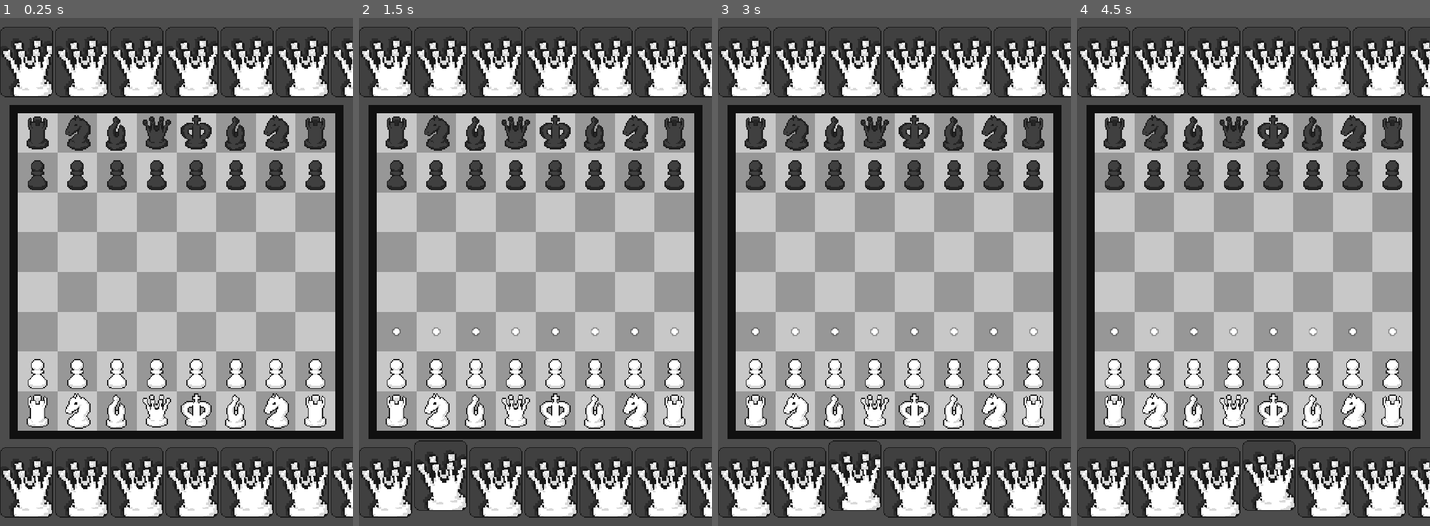
Above: before the commit, frames 1-4 (left to right).
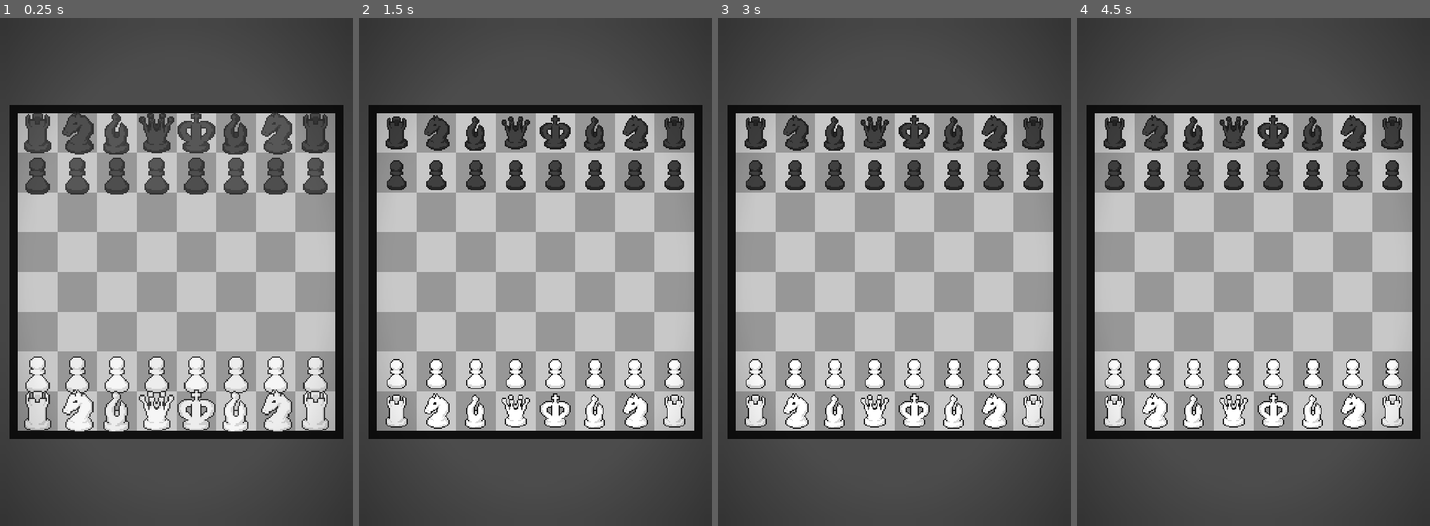
Above: after the commit, the same moments.

Repository: dranik544/chess-consisting-of-modules
Game: Godot game, scene res://scenes/main.tscn
Same seed, same stepped clock (60 frames per second), same inputs: the game is played once before the commit and once after it.
Inputs (mouse positions are in pixels of both pictures, inside the frame that each line leads up to):
- Up to frame 1 (0.25 s): no input
- Up to frame 2 (1.5 s): click (387, 480) at 0.52 s; click (440, 480) at 1.27 s
- Up to frame 3 (3 s): click (799, 475) at 2.02 s; click (855, 480) at 2.77 s
- Up to frame 4 (4.5 s): click (1214, 475) at 3.52 s; click (1267, 480) at 4.27 s

The runs differ from the first frame. In frame 1, 25% of the frame differs, in the area x 0-100%, y 1-99%; in frame 2, 17%; in frame 3, 17%; in frame 4, 17%.
Error in both runs: Assertion failed: Could not open log file, error code: 7 (res://addons/mod_loader/api/log.gd:519)

Commit message:
небольшие изменения

Diff:
--- a/global.gd
+++ b/global.gd
@@ -2,3 +2,13 @@
 extends Node
 
 var white_turn = true
+var totalSteps: int = 0
+
+var preset: Dictionary = {
+	"count give cards": 3,
+}
+
+var modPieces: Array = []
+var modCards: Array = [
+	load("res://scenes/cards/card_queen.tscn"),
+]
--- a/scenes/main.tscn
+++ b/scenes/main.tscn
@@ -1,8 +1,20 @@
-[gd_scene load_steps=4 format=2]
+[gd_scene load_steps=6 format=2]
 
 [ext_resource path="res://scenes/board.tscn" type="PackedScene" id=1]
 [ext_resource path="res://scenes/cards.tscn" type="PackedScene" id=2]
 [ext_resource path="res://scripts/Camera2D.gd" type="Script" id=3]
+
+[sub_resource type="Gradient" id=1]
+offsets = PoolRealArray( 0.5, 1 )
+colors = PoolColorArray( 0, 0, 0, 0, 0, 0, 0, 1 )
+
+[sub_resource type="GradientTexture2D" id=2]
+gradient = SubResource( 1 )
+width = 32
+height = 32
+fill = 1
+fill_from = Vector2( 0.5, 0.5 )
+fill_to = Vector2( 1.2, 0 )
 
 [node name="main" type="Node2D"]
 
@@ -16,3 +28,11 @@
 [node name="CanvasLayer" type="CanvasLayer" parent="."]
 
 [node name="cards" parent="CanvasLayer" instance=ExtResource( 2 )]
+
+[node name="shading" type="TextureRect" parent="CanvasLayer"]
+modulate = Color( 1, 1, 1, 0.490196 )
+anchor_right = 1.0
+anchor_bottom = 1.0
+mouse_filter = 2
+texture = SubResource( 2 )
+expand = true
--- a/scripts/Camera2D.gd
+++ b/scripts/Camera2D.gd
@@ -1 +1,24 @@
 extends Camera2D
+
+var shakeSensitivity: float = 0.0
+var shakeDuration: float = 0.0
+
+
+func _ready():
+	add_to_group("camera")
+
+func shake_screen(sensitivity: float = 15.0, duration: float = 0.5):
+	shakeSensitivity = sensitivity
+	shakeDuration = duration
+
+func _process(delta):
+	if shakeSensitivity <= 0.0:
+		offset = Vector2.ZERO
+		return
+	else:
+		var randOffset: Vector2 = Vector2(
+			rand_range(-shakeSensitivity, shakeSensitivity),
+			rand_range(-shakeSensitivity, shakeSensitivity)
+		)
+		offset = lerp(offset, randOffset, 10 * delta)
+		shakeSensitivity -= shakeDuration
--- a/scripts/board.gd
+++ b/scripts/board.gd
@@ -8,6 +8,7 @@
 onready var dots_node: Node2D = $dots
 onready var tween = $Tween
 onready var cards: Node = get_tree().get_first_node_in_group("cards")
+onready var camera: Node = get_tree().get_first_node_in_group("camera")
 
 var grid = []
 var selected_piece = null
@@ -206,6 +207,8 @@
 	var legal = get_legal_moves_for(piece)
 	if not (to in legal): return
 
+	try_give_card()
+
 	var new_piece = piece.on_move(self, from, to)
 
 	if new_piece != piece:
@@ -224,6 +227,7 @@
 	clear_dots()
 	selected_piece = null
 	state = false
+	Global.totalSteps += 1
 
 	check_game_state()
 
@@ -232,9 +236,21 @@
 	if grid[pos.x][pos.y] != null:
 		if grid[pos.x][pos.y].has_method("kill"):
 			grid[pos.x][pos.y].kill()
+			if camera == null: camera = get_tree().get_first_node_in_group("camera")
+			camera.shake_screen()
 		else:
 			grid[pos.x][pos.y].queue_free()
 		grid[pos.x][pos.y] = null
+
+
+func try_give_card():
+	if Global.totalSteps % Global.preset["count give cards"] == 0:
+			if cards == null: cards = get_tree().get_first_node_in_group("cards")
+
+			if cards:
+				if !Global.modCards.empty():
+					randomize()
+					cards.give_card(Global.modCards[randi() % Global.modCards.size()], not Global.white_turn)
 
 
 func check_game_state():
@@ -281,7 +297,7 @@
 
 
 func on_click(cell: Vector2):
-	if not is_valid(cell): return
+	if !is_valid(cell): return
 
 	if placement_mode:
 		if not is_valid(cell): return
@@ -291,10 +307,7 @@
 
 		var piece = placement_card.piece.instance()
 		piece.color = Global.white_turn
-		piece.gridPos = cell
-		piece.position = get_pixel_position(cell)
-		pieces_node.add_child(piece)
-		grid[cell.x][cell.y] = piece
+		add_piece(piece, cell)
 
 		if cards == null:
 			cards = get_tree().get_first_node_in_group("cards")
@@ -310,12 +323,12 @@
 		check_game_state()
 		return
 
-	if not state:
+	if !state:
 		var piece = get_piece(cell)
-		if piece != null and piece.color == Global.white_turn:
+		if piece != null && piece.color == Global.white_turn:
 			selected_piece = piece
 			legal_moves = get_legal_moves_for(piece)
-			if not legal_moves.empty():
+			if !legal_moves.empty():
 				show_dots(legal_moves)
 				state = true
 			else:
@@ -326,10 +339,10 @@
 			make_move(selected_piece.gridPos, cell)
 		else:
 			var piece = get_piece(cell)
-			if piece != null and piece.color == Global.white_turn:
+			if piece != null && piece.color == Global.white_turn:
 				selected_piece = piece
 				legal_moves = get_legal_moves_for(piece)
-				if not legal_moves.empty():
+				if !legal_moves.empty():
 					show_dots(legal_moves)
 					state = true
 				else:
@@ -340,9 +353,20 @@
 				clear_dots()
 
 func enter_placement_mode(card_instance, color: bool):
+	if (
+		( Global.white_turn && is_in_check(find_king( Global.white_turn),  Global.white_turn))
+		||
+		(!Global.white_turn && is_in_check(find_king(!Global.white_turn), !Global.white_turn))
+	): exit_placement_mode(); return
+
 	placement_mode = true
 	placement_card = card_instance
 	show_placement_zones()
+
+func exit_placement_mode():
+	placement_mode = false
+	placement_card = null
+	clear_dots()
 
 func show_placement_zones():
 	clear_dots()
--- a/scripts/cards.gd
+++ b/scripts/cards.gd
@@ -4,52 +4,65 @@
 onready var white_container = $white_cards
 onready var black_container = $black_cards
 onready var board: Node2D = get_tree().get_first_node_in_group("board")
+onready var camera: Node2D = get_tree().get_first_node_in_group("camera")
 onready var tween = $Tween
 
 var cards = []
+var maxCards: int = 4
+var cardPressed: bool = false
+var lastPressedCard
 
 
 func _ready():
 	add_to_group("cards")
 
-	give_card(load("res://scenes/cards/card_queen.tscn"), true)
-	give_card(load("res://scenes/cards/card_queen.tscn"), false)
-	give_card(load("res://scenes/cards/card_queen.tscn"), true)
-	give_card(load("res://scenes/cards/card_queen.tscn"), false)
-	give_card(load("res://scenes/cards/card_queen.tscn"), true)
-	give_card(load("res://scenes/cards/card_queen.tscn"), false)
-	give_card(load("res://scenes/cards/card_queen.tscn"), true)
-	give_card(load("res://scenes/cards/card_queen.tscn"), false)
-	give_card(load("res://scenes/cards/card_queen.tscn"), true)
-	give_card(load("res://scenes/cards/card_queen.tscn"), false)
-	give_card(load("res://scenes/cards/card_queen.tscn"), true)
-	give_card(load("res://scenes/cards/card_queen.tscn"), false)
-	give_card(load("res://scenes/cards/card_queen.tscn"), true)
-	give_card(load("res://scenes/cards/card_queen.tscn"), false)
+func give_card(card: PackedScene, color: bool):
+	if cards.size() > maxCards: return
 
-func give_card(card: PackedScene, color: bool):
 	var _card: TextureButton = card.instance()
 	_card.color = color
 
 	(white_container if color else black_container).add_child(_card)
-
 	cards.append(_card)
 
 	_card.connect("pressed", self, "_on_card_pressed", [_card, color])
+
+	tween.interpolate_property(_card, "modulate:a", 0.0, 1.0, 0.15)
+	tween.interpolate_property(_card, "rect_scale:x", 0.0, 1.0, 0.15, Tween.TRANS_CIRC, Tween.EASE_IN_OUT)
+	tween.start()
+	yield(tween, "tween_completed")
+	_card.flip_h = true
+	tween.interpolate_property(_card, "rect_scale:x", 1.0, 0.0, 0.15, Tween.TRANS_CIRC, Tween.EASE_IN_OUT)
+	tween.start()
+	yield(tween, "tween_completed")
+	_card.flip_h = false
+	tween.interpolate_property(_card, "rect_scale:x", 0.0, 1.0, 0.15, Tween.TRANS_CIRC, Tween.EASE_IN_OUT)
+	tween.start()
 
 func _on_card_pressed(card, color: bool):
 	if color != Global.white_turn: return
 
 	if board:
-		board.enter_placement_mode(card, color)
+		if lastPressedCard != card: cardPressed = true
+		else: cardPressed = not cardPressed
+
+		lastPressedCard = card
+
+		if cardPressed:
+			board.enter_placement_mode(card, color)
+			card.focus_entered_animation()
+		else:
+			board.exit_placement_mode()
+			card.focus_exited_animation()
 
 func remove_card(card, color: bool):
-	tween.interpolate_property(card, "rect_scale", card.rect_scale, Vector2.ONE*2, 0.25, Tween.TRANS_CIRC, Tween.EASE_IN)
-	tween.interpolate_property(card, "modulate:a", card.modulate.a, 0.0, 0.25)
+	cards.erase(card)
+	(white_container if color else black_container).remove_child(card)
+
+	tween.interpolate_property(card, "rect_scale", card.rect_scale, Vector2.ONE*3, 0.4, Tween.TRANS_CIRC, Tween.EASE_IN)
+	tween.interpolate_property(card, "rect_rotation", card.rect_rotation, 15, 0.4, Tween.TRANS_CIRC, Tween.EASE_IN)
+	tween.interpolate_property(card, "modulate:a", card.modulate.a, 0.0, 0.4)
 	tween.start()
 	yield(tween, "tween_all_completed")
 
-	cards.erase(card)
-	(white_container if color else black_container).remove_child(card)
-
 	card.queue_free()
--- a/scripts/cards/base_card.gd
+++ b/scripts/cards/base_card.gd
@@ -8,7 +8,7 @@
 onready var tween = $Tween
 
 func _ready():
-	connect("focus_entered", self, "focus_entered_animation")
+#	connect("focus_entered", self, "focus_entered_animation")
 	connect("focus_exited", self, "focus_exited_animation")
 
 func focus_entered_animation():
--- a/scripts/pieces/base_piece.gd
+++ b/scripts/pieces/base_piece.gd
@@ -29,6 +29,14 @@
 	queue_free()
 
 
+func select_animation():
+	tween.interpolate_property(sprite, "scale", sprite.scale, Vector2.ONE*1.1, 0.1, Tween.TRANS_BACK, Tween.EASE_OUT)
+	tween.start()
+
+func unselect_animation():
+	tween.interpolate_property(sprite, "scale", sprite.scale, Vector2.ONE, 0.1, Tween.TRANS_CIRC, Tween.EASE_OUT)
+	tween.start()
+
 func move_animation(board, from: Vector2, to: Vector2):
 	var _from: Vector2 = board.get_pixel_position(from)
 	var _to: Vector2 = board.get_pixel_position(to)
@@ -37,7 +45,8 @@
 	tween.start()
 
 func birth_animation():
-	tween.interpolate_property(self, "scale", Vector2.ZERO, Vector2.ONE, 0.1, Tween.TRANS_CIRC, Tween.EASE_OUT)
+	tween.interpolate_property(sprite, "scale", Vector2.ONE*2, Vector2.ONE, 0.5, Tween.TRANS_BOUNCE, Tween.EASE_OUT)
+	tween.interpolate_property(sprite, "modulate:a", 0.0, 1.0, 0.3)
 	tween.start()
 
 func death_animation():
